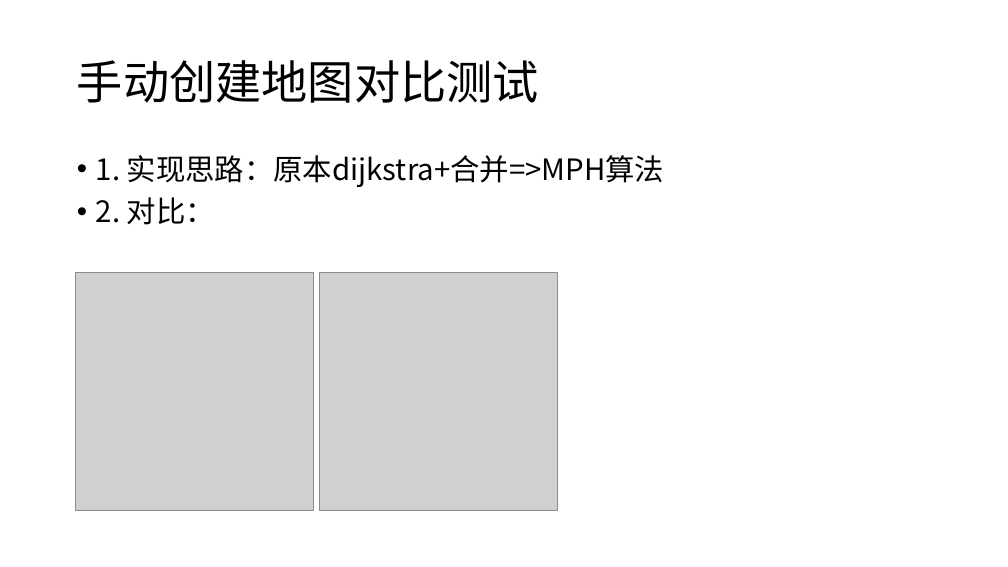
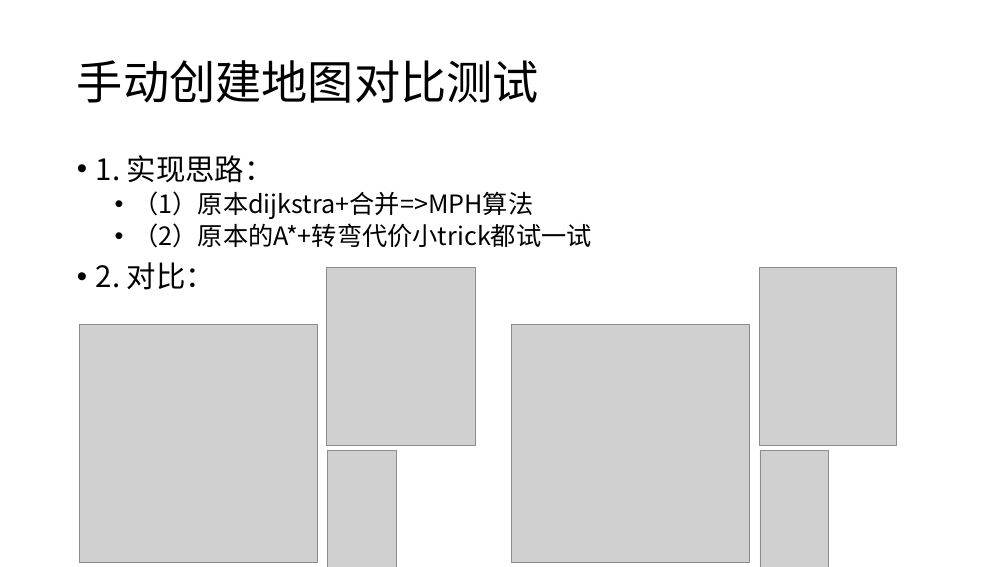
Before and after one commit to HuangDDU/hzy_algorithm, a slide deck: slide 49 of huawei/日志记录.pptx. Drawn at 1008x567 pixels with LibreOffice and Linux fonts; fonts in the diff are those of the drawing; grey boxes stand for pictures. Boxes give left, top, right and bottom in pixels: in the first picture for what was removed or moved away, otherwise in the second. Text is boxed around its words. In the diff, an @@ line names an element or a change of style, - is before the commit and + after.

```diff
--- a/huawei/日志记录.pptx
+++ b/huawei/日志记录.pptx
@@ text at (x1=96, y1=155, x2=592, y2=248): text changed; size 28 to 24 pt @@
-• 1. 实现思路：原本dijkstra+合并=>MPH算法
+• 1. 实现思路：
+  • （1）原本dijkstra+合并=>MPH算法
+  • （2）原本的A*+转弯代价小trick都试一试
@@ picture added at (x1=327, y1=268, x2=476, y2=446) @@
@@ picture added at (x1=760, y1=268, x2=896, y2=446) @@
@@ picture moved from (x1=76, y1=273, x2=313, y2=511) to (x1=79, y1=324, x2=317, y2=563) @@
@@ picture moved from (x1=320, y1=273, x2=557, y2=511) to (x1=512, y1=324, x2=749, y2=563) @@
@@ picture added at (x1=327, y1=450, x2=397, y2=567) @@
@@ picture added at (x1=760, y1=450, x2=828, y2=567) @@
```
Also in this commit, not shown: 7 other files.
